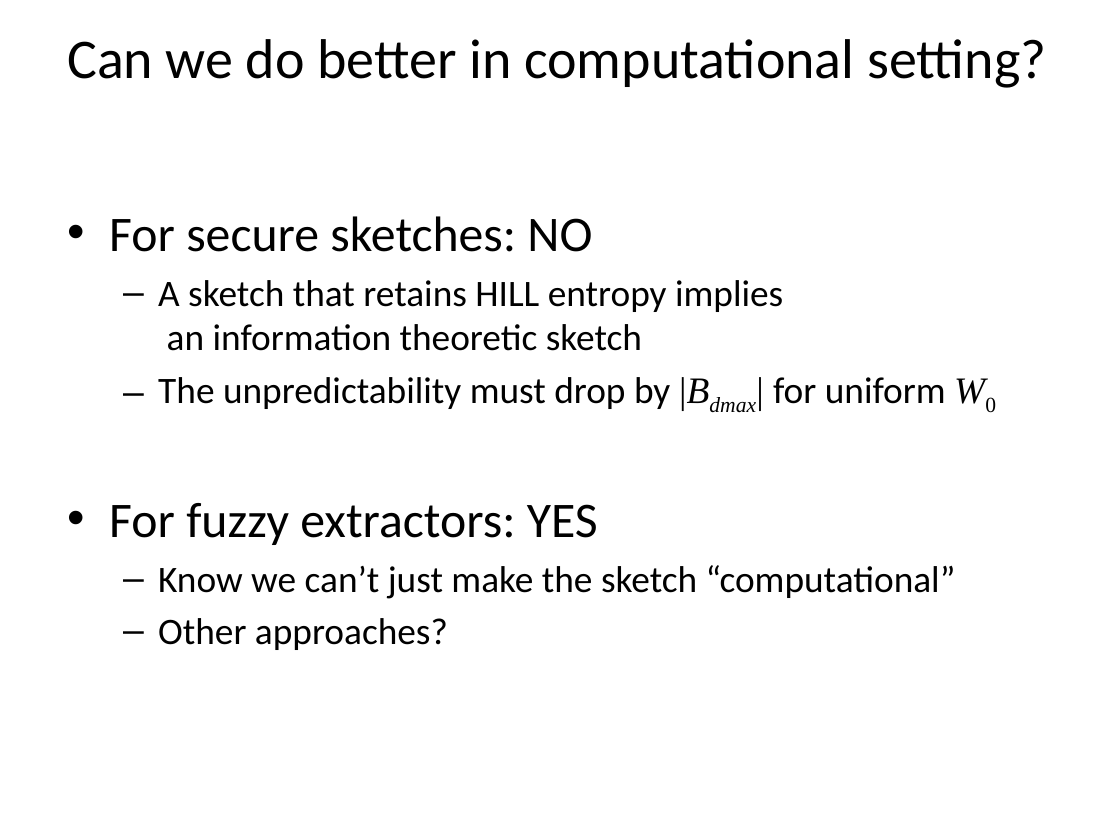
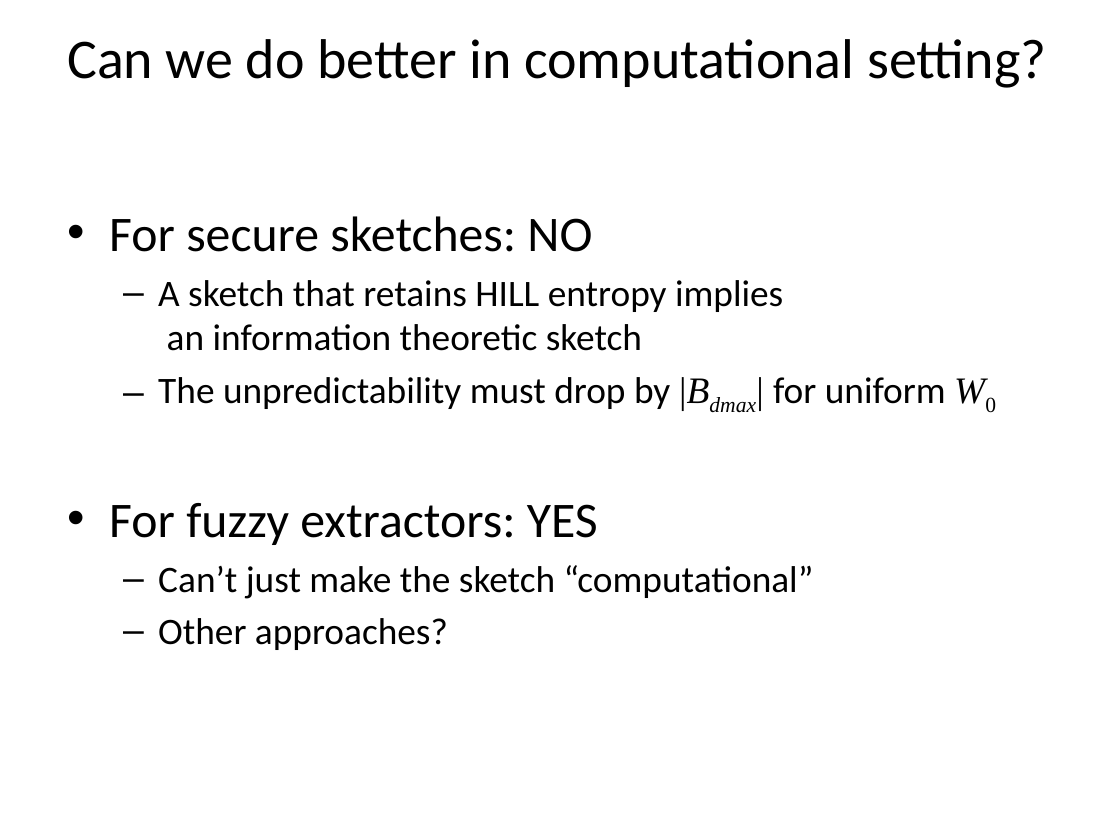
Before and after one commit to xianruimeng/comp-fuzzy-ext, a slide deck: slide 14 of ComputationalFuzzyExtractors-Asiacrypt.pptx. Drawn at 1120x840 pixels with LibreOffice and Linux fonts; fonts in the diff are those of the drawing. Boxes give left, top, right and bottom in pixels: in the first picture for what was removed or moved away, otherwise in the second. Text is boxed around its words. In the diff, an @@ line names an element or a change of style, - is before the commit and + after.

```diff
--- a/ComputationalFuzzyExtractors-Asiacrypt.pptx
+++ b/ComputationalFuzzyExtractors-Asiacrypt.pptx
@@ text at (x1=158, y1=565, x2=814, y2=599): text changed @@
-  – Know we can’t just make the sketch “computational”
+  – Can’t just make the sketch “computational”
```
Also in this commit, not shown: 15 other slides changed, 3 slides added.
